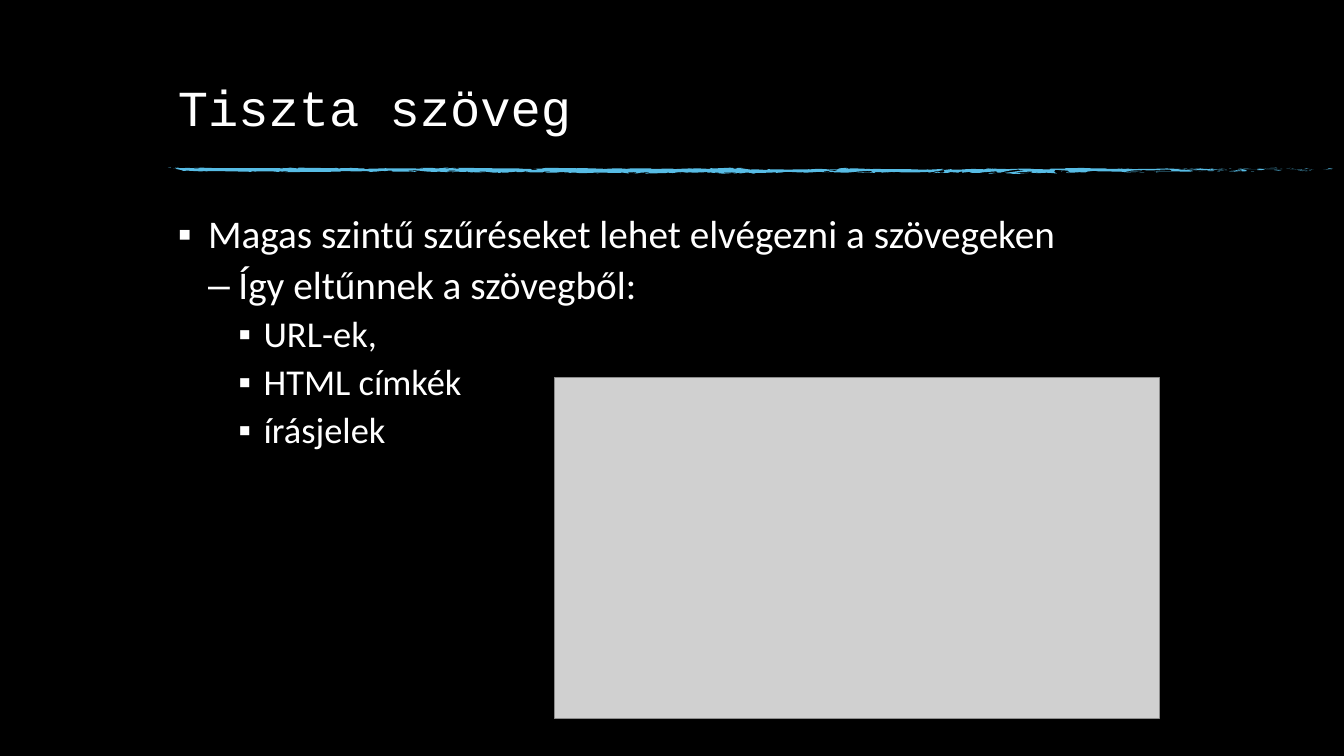
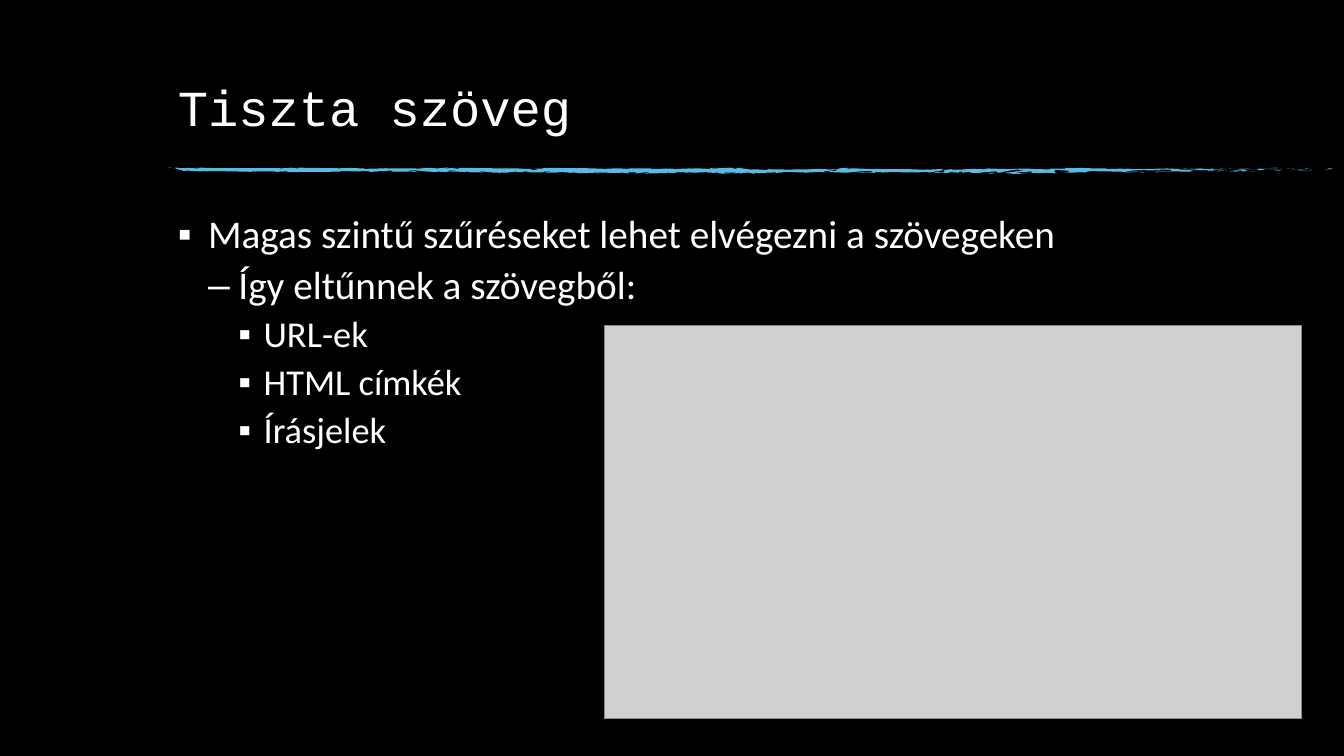
Before and after one commit to KPatrik22/stat, a slide deck: slide 7 of stat_1.pptx. Drawn at 1344x756 pixels with LibreOffice and Linux fonts; fonts in the diff are those of the drawing; grey boxes stand for pictures; background and template pictures are left out. Boxes give left, top, right and bottom in pixels: in the first picture for what was removed or moved away, otherwise in the second. Text is boxed around its words. In the diff, an @@ line names an element or a change of style, - is before the commit and + after.

Commit message:
v2

```diff
--- a/stat_1.pptx
+++ b/stat_1.pptx
@@ text at [264,321,368,348]: text changed @@
-    ▪ URL-ek,
+    ▪ URL-ek
@@ picture: place and size @@
-picture at [555,378,1159,719]
+picture at [605,326,1303,719]
@@ text at [264,413,387,450]: text changed @@
-    ▪ írásjelek
+    ▪ Írásjelek
```
Also in this commit, not shown: 2 other slides changed.
